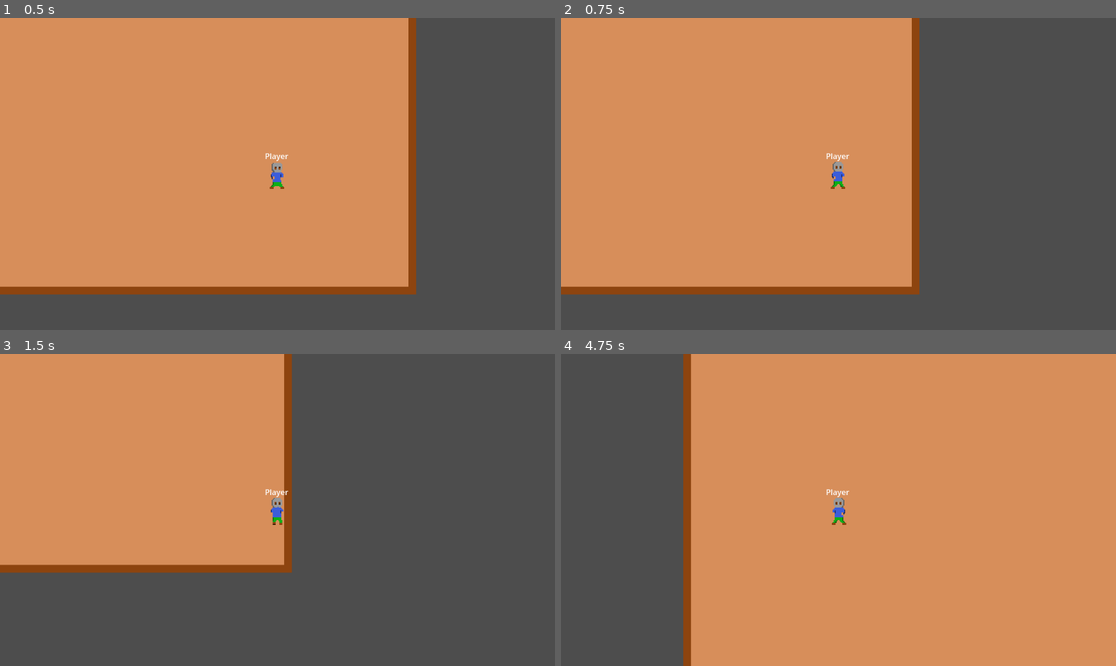
Above: before the commit, frames 1-4 (two rows, left to right).
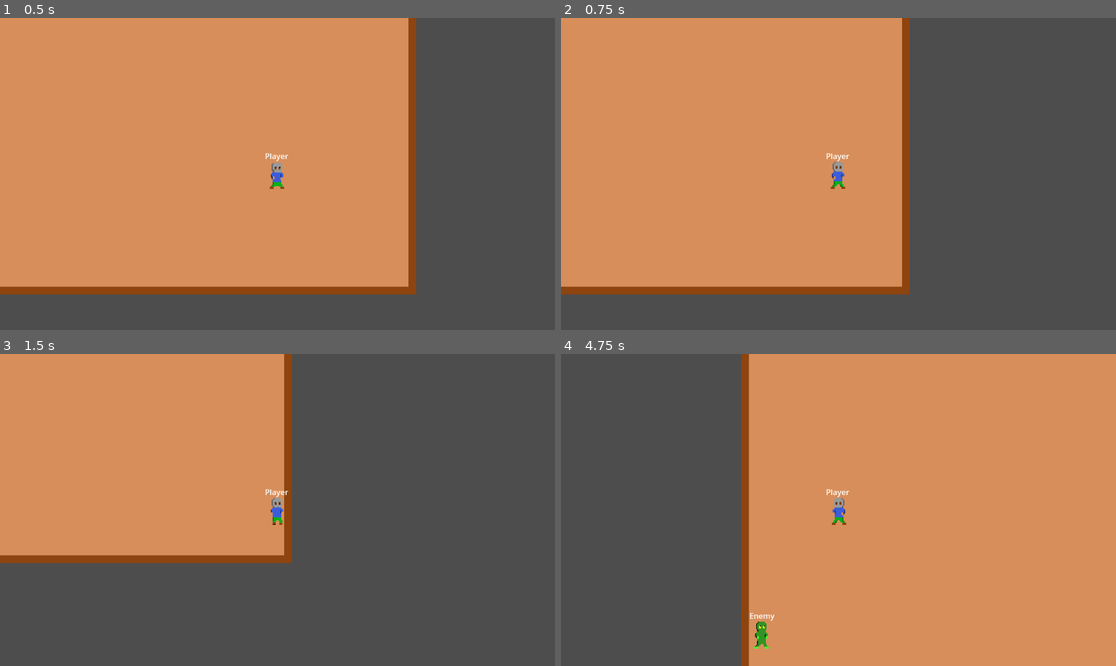
Above: after the commit, the same moments.

Repository: timjbruce/godotbitesized_world
Game: Godot game, scene res://World/world.tscn
Same seed, same stepped clock (60 frames per second), same inputs: the game is played once before the commit and once after it.
Inputs:
- Up to frame 1 (0.5 s): no input
- Up to frame 2 (0.75 s): tap Enter at 0.5 s; hold Right (right) from 0.53 s (still down)
- Up to frame 3 (1.5 s): tap Space at 1.25 s; release Right (right) at 1.28 s; hold Down (down) from 1.28 s (still down)
- Up to frame 4 (4.75 s): tap Enter at 2 s; release Down (down) at 2.03 s; hold Right (right) 2.03-2.78 s; tap Space at 2.75 s; hold Up (up) 2.78-3.53 s; hold Left (left) from 3.53 s (still down)

Frame 1 is identical in both runs. In frame 2, 2.7% of the frame differs, in the area x 61-65%, y 0-89%; in frame 3, 2.9%; in frame 4, 12%, in the area x 22-39%, y 0-100%.

Commit message:
Integrated updated player and spawned enemy

Diff:
--- a/Player/Player.tscn
+++ b/Player/Player.tscn
@@ -167,7 +167,7 @@
 position = Vector2(2, 4.5)
 shape = SubResource("RectangleShape2D_ddoul")
 
-[node name="Label" type="Label" parent="."]
+[node name="PlayerTypeLabel" type="Label" parent="."]
 offset_left = -26.0
 offset_top = -49.0
 offset_right = 23.0
--- a/Player/player.gd
+++ b/Player/player.gd
@@ -1,16 +1,41 @@
 extends CharacterBody2D
 class_name player_2d_body
 
+enum PlayerType { Player, Enemy, NPC }
+
 @export var speed: int = 600
+@export var type: PlayerType = PlayerType.Player
+@export var animation: AnimatedSprite2D = null
+
+var _x_direction: float = 0.0
+var _y_direction: float = 0.0
 
 
-func initialize(inc_name: String, inc_speed: int, inc_layers: Array[int], inc_mask: Array[int]) -> void:
-	name = inc_name
-	speed = inc_speed
-	for layer in inc_layers:
-		set_collision_layer_value(layer, true)
-	for mask in inc_mask:
-		set_collision_mask_value(mask, true)
+func _ready() -> void:
+	if get_parent().name == "root":
+		initialize("Tim", 500, [3], [2], PlayerType.Player, null)
+
+
+func initialize(inc_name: String, inc_speed: int, inc_layers: Array[int], inc_mask: Array[int],
+	inc_type: PlayerType, inc_animation: AnimatedSprite2D = null) -> void:
+		name = inc_name
+		speed = inc_speed
+		type = inc_type
+		match type:
+			PlayerType.Player:
+				$PlayerTypeLabel.text = "Player"
+			PlayerType.Enemy:
+				$PlayerTypeLabel.text = "Enemy"
+			PlayerType.NPC:
+				$PlayerTypeLabel.text = "NPC"
+			_:
+				"!!!!!!!"
+		if inc_animation:
+			$AnimatedSprite2D.sprite_frames = inc_animation.sprite_frames
+		for layer in inc_layers:
+			set_collision_layer_value(layer, true)
+		for mask in inc_mask:
+			set_collision_mask_value(mask, true)
 
 
 func set_location(new_location: Vector2i) -> void:
@@ -18,14 +43,15 @@
 
 
 func _process(_delta: float) -> void:
-	var x_direction: float = Input.get_axis("left", "right")
-	var y_direction: float = Input.get_axis("up", "down")
-	if x_direction:
-		velocity.x = x_direction * speed
+	if type == PlayerType.Player:
+		_x_direction = Input.get_axis("left", "right")
+		_y_direction = Input.get_axis("up", "down")
+	if _x_direction:
+		velocity.x = _x_direction * speed
 	else:
 		velocity.x = move_toward(velocity.x, 0, speed)
-	if y_direction:
-		velocity.y = y_direction * speed
+	if _y_direction:
+		velocity.y = _y_direction * speed
 	else:
 		velocity.y = move_toward(velocity.y, 0, speed)
 
--- a/World/Scripts/Globals.gd
+++ b/World/Scripts/Globals.gd
@@ -4,6 +4,7 @@
 var player: player_2d_body
 var global_timer: Timer
 var generator: Generator
+var enemies: Array[player_2d_body]
 
 func set_world(inc_world: Node2D) -> void:
 	world = inc_world
@@ -16,3 +17,6 @@
 
 func set_generator(inc_generator: Generator) -> void:
 	generator = inc_generator
+
+func add_enemy(inc_enemy: player_2d_body) -> void:
+	enemies.append(inc_enemy)
--- a/World/world.gd
+++ b/World/world.gd
@@ -8,13 +8,24 @@
 	Globals.generator.floor_is_cleared.connect(_on_floor_cleared)
 	Globals.generator.generate()
 
+
 func _on_floor_generated() -> void:
 	print("floor generated message received")
-	var player_resource: Node2D = preload("res://Player/player.tscn").instantiate()
-	Globals.set_player(player_resource)
+	var player_resource: PackedScene = preload("res://Player/player.tscn")
+	var player: player_2d_body = player_resource.instantiate()
+	Globals.set_player(player)
 	Globals.world.add_child(Globals.player)
-	Globals.player.initialize("player", 600, [], [2])
+	var player_layers: Array[int] =  [3]
+	var player_masks: Array[int] = [2, 4]
+	Globals.player.initialize("player", 700, player_layers, player_masks, player_2d_body.PlayerType.Player, null)
 	Globals.player.set_location(Globals.generator.get_player_start())
+	var enemy: player_2d_body = player_resource.instantiate()
+	Globals.add_enemy(enemy)
+	Globals.world.add_child(enemy)
+	var enemy_layers: Array[int] = [4]
+	var enemy_masks: Array[int] = [2, 3]
+	Globals.enemies[0].initialize("enemy_0", 300, enemy_layers, enemy_masks, player_2d_body.PlayerType.Enemy, $EnemySpriteAnimation)
+	Globals.enemies[0].set_location(Globals.generator.get_player_start())
 
 
 func _on_floor_cleared() -> void:
--- a/World/world.tscn
+++ b/World/world.tscn
@@ -1,7 +1,153 @@
-[gd_scene load_steps=3 format=3 uid="uid://btodygqofqpu"]
+[gd_scene load_steps=25 format=3 uid="uid://btodygqofqpu"]
 
 [ext_resource type="Script" uid="uid://dxtcnu80fqt1k" path="res://World/world.gd" id="1_8a836"]
+[ext_resource type="Texture2D" uid="uid://eybpwb7jl3qs" path="res://World/assets/enemy_down.png" id="3_bkhv4"]
 [ext_resource type="PackedScene" uid="uid://chb2vey7267e1" path="res://Generator/generator.tscn" id="3_j8job"]
+[ext_resource type="Texture2D" uid="uid://djsfsnft02u6c" path="res://World/assets/enemy_idle.png" id="4_yf0ba"]
+[ext_resource type="Texture2D" uid="uid://c0doau203xphr" path="res://World/assets/enemy_up.png" id="5_eidgh"]
+[ext_resource type="Texture2D" uid="uid://c7vyxk44hrvmq" path="res://World/assets/enemy_right.png" id="6_oe8m4"]
+
+[sub_resource type="AtlasTexture" id="AtlasTexture_w47uh"]
+atlas = ExtResource("3_bkhv4")
+region = Rect2(0, 0, 32, 32)
+
+[sub_resource type="AtlasTexture" id="AtlasTexture_lo5ox"]
+atlas = ExtResource("3_bkhv4")
+region = Rect2(32, 0, 32, 32)
+
+[sub_resource type="AtlasTexture" id="AtlasTexture_h2aik"]
+atlas = ExtResource("3_bkhv4")
+region = Rect2(64, 0, 32, 32)
+
+[sub_resource type="AtlasTexture" id="AtlasTexture_0wqet"]
+atlas = ExtResource("3_bkhv4")
+region = Rect2(96, 0, 32, 32)
+
+[sub_resource type="AtlasTexture" id="AtlasTexture_awrha"]
+atlas = ExtResource("4_yf0ba")
+region = Rect2(0, 0, 32, 32)
+
+[sub_resource type="AtlasTexture" id="AtlasTexture_f23eu"]
+atlas = ExtResource("4_yf0ba")
+region = Rect2(32, 0, 32, 32)
+
+[sub_resource type="AtlasTexture" id="AtlasTexture_oeat8"]
+atlas = ExtResource("4_yf0ba")
+region = Rect2(64, 0, 32, 32)
+
+[sub_resource type="AtlasTexture" id="AtlasTexture_5xkvv"]
+atlas = ExtResource("4_yf0ba")
+region = Rect2(96, 0, 32, 32)
+
+[sub_resource type="AtlasTexture" id="AtlasTexture_kcyjf"]
+atlas = ExtResource("5_eidgh")
+region = Rect2(0, 0, 32, 32)
+
+[sub_resource type="AtlasTexture" id="AtlasTexture_xw5lg"]
+atlas = ExtResource("5_eidgh")
+region = Rect2(32, 0, 32, 32)
+
+[sub_resource type="AtlasTexture" id="AtlasTexture_0lysu"]
+atlas = ExtResource("5_eidgh")
+region = Rect2(64, 0, 32, 32)
+
+[sub_resource type="AtlasTexture" id="AtlasTexture_26uyv"]
+atlas = ExtResource("5_eidgh")
+region = Rect2(96, 0, 32, 32)
+
+[sub_resource type="AtlasTexture" id="AtlasTexture_dqu5g"]
+atlas = ExtResource("6_oe8m4")
+region = Rect2(0, 0, 32, 32)
+
+[sub_resource type="AtlasTexture" id="AtlasTexture_o6lw0"]
+atlas = ExtResource("6_oe8m4")
+region = Rect2(32, 0, 32, 32)
+
+[sub_resource type="AtlasTexture" id="AtlasTexture_x0pyu"]
+atlas = ExtResource("6_oe8m4")
+region = Rect2(64, 0, 32, 32)
+
+[sub_resource type="AtlasTexture" id="AtlasTexture_dg1ng"]
+atlas = ExtResource("6_oe8m4")
+region = Rect2(96, 0, 32, 32)
+
+[sub_resource type="AtlasTexture" id="AtlasTexture_yfuda"]
+atlas = ExtResource("6_oe8m4")
+region = Rect2(128, 0, 32, 32)
+
+[sub_resource type="SpriteFrames" id="SpriteFrames_i8dl0"]
+animations = [{
+"frames": [{
+"duration": 1.0,
+"texture": SubResource("AtlasTexture_w47uh")
+}, {
+"duration": 1.0,
+"texture": SubResource("AtlasTexture_lo5ox")
+}, {
+"duration": 1.0,
+"texture": SubResource("AtlasTexture_h2aik")
+}, {
+"duration": 1.0,
+"texture": SubResource("AtlasTexture_0wqet")
+}],
+"loop": true,
+"name": &"down",
+"speed": 5.0
+}, {
+"frames": [{
+"duration": 1.0,
+"texture": SubResource("AtlasTexture_awrha")
+}, {
+"duration": 1.0,
+"texture": SubResource("AtlasTexture_f23eu")
+}, {
+"duration": 1.0,
+"texture": SubResource("AtlasTexture_oeat8")
+}, {
+"duration": 1.0,
+"texture": SubResource("AtlasTexture_5xkvv")
+}],
+"loop": true,
+"name": &"idle",
+"speed": 5.0
+}, {
+"frames": [{
+"duration": 1.0,
+"texture": SubResource("AtlasTexture_kcyjf")
+}, {
+"duration": 1.0,
+"texture": SubResource("AtlasTexture_xw5lg")
+}, {
+"duration": 1.0,
+"texture": SubResource("AtlasTexture_0lysu")
+}, {
+"duration": 1.0,
+"texture": SubResource("AtlasTexture_26uyv")
+}],
+"loop": true,
+"name": &"up",
+"speed": 5.0
+}, {
+"frames": [{
+"duration": 1.0,
+"texture": SubResource("AtlasTexture_dqu5g")
+}, {
+"duration": 1.0,
+"texture": SubResource("AtlasTexture_o6lw0")
+}, {
+"duration": 1.0,
+"texture": SubResource("AtlasTexture_x0pyu")
+}, {
+"duration": 1.0,
+"texture": SubResource("AtlasTexture_dg1ng")
+}, {
+"duration": 1.0,
+"texture": SubResource("AtlasTexture_yfuda")
+}],
+"loop": true,
+"name": &"walk",
+"speed": 5.0
+}]
 
 [node name="World" type="Node2D"]
 script = ExtResource("1_8a836")
@@ -14,3 +160,9 @@
 max_room_width = 75
 max_room_height = 75
 draw_outline = true
+
+[node name="EnemySpriteAnimation" type="AnimatedSprite2D" parent="."]
+visible = false
+texture_filter = 1
+sprite_frames = SubResource("SpriteFrames_i8dl0")
+animation = &"walk"
Binary file added: World/assets/enemy_down.png
Not shown, added: World/assets/enemy_down.png.import
Binary file added: World/assets/enemy_idle.png
Not shown, added: World/assets/enemy_idle.png.import
Binary file added: World/assets/enemy_right.png
Not shown, added: World/assets/enemy_right.png.import
Binary file added: World/assets/enemy_up.png
Not shown, added: World/assets/enemy_up.png.import
Binary file added: readmeassets/build_4/4_add_and_rename_animations.png
Not shown, added: readmeassets/build_4/4_add_and_rename_animations.png.import
Binary file added: readmeassets/build_4/4_add_animated_sprite_2d.png
Not shown, added: readmeassets/build_4/4_add_animated_sprite_2d.png.import
(and 15 more such lines)
